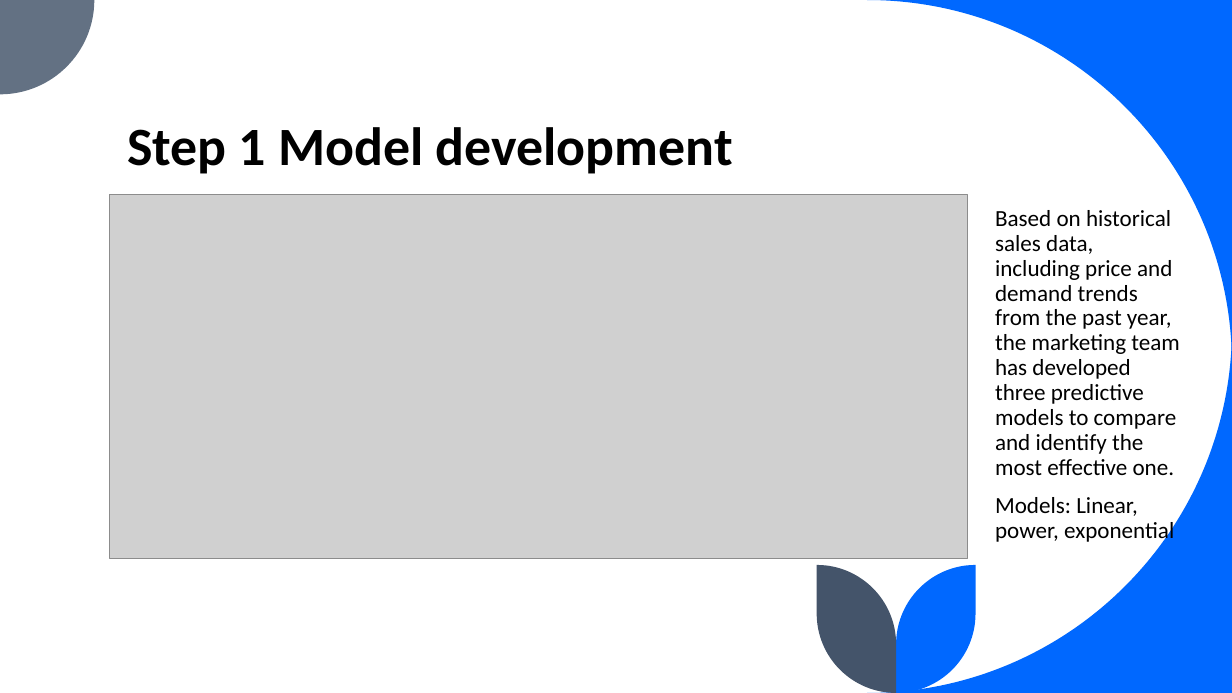
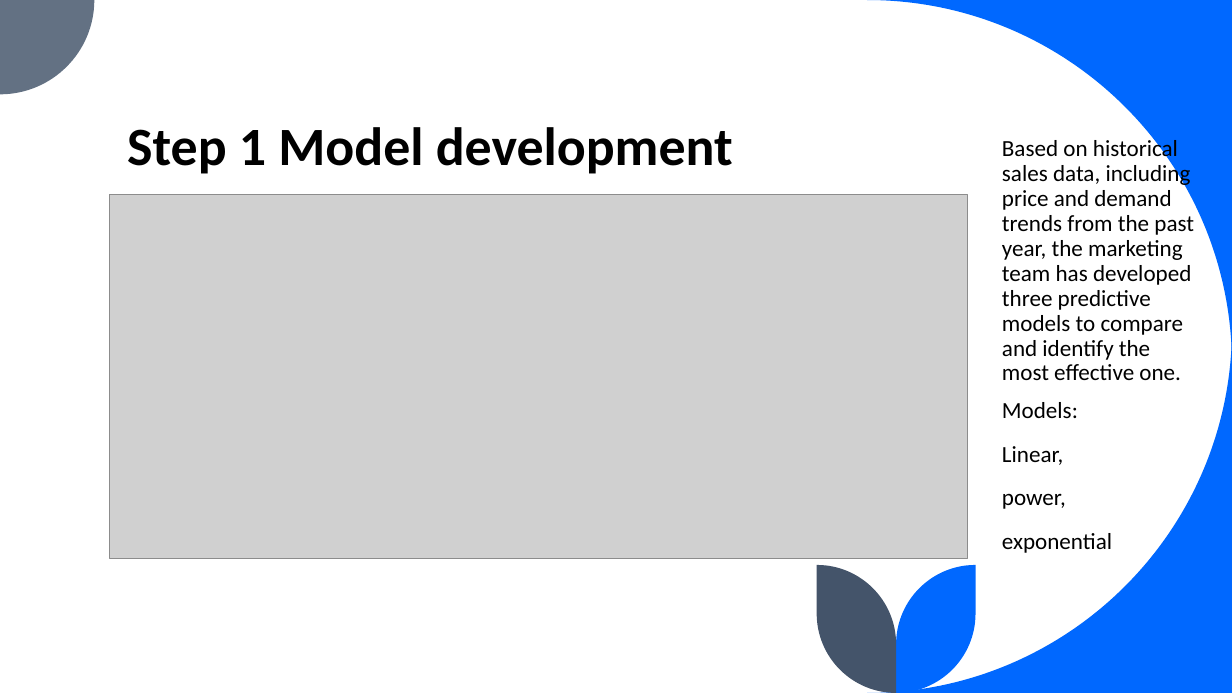
Before and after one commit to leiliu7/Data-Analytics-Data-Science-Portfolio, a slide deck: slide 4 of Smart pricing using Excel/Maximizing Profitability Through Smart Pricing Presentation.pptx. Drawn at 1232x693 pixels with LibreOffice and Linux fonts; fonts in the diff are those of the drawing; grey boxes stand for pictures. Boxes give left, top, right and bottom in pixels: in the first picture for what was removed or moved away, otherwise in the second. Text is boxed around its words. In the diff, an @@ line names an element or a change of style, - is before the commit and + after.

```diff
--- a/Smart pricing using Excel/Maximizing Profitability Through Smart Pricing Presentation.pptx
+++ b/Smart pricing using Excel/Maximizing Profitability Through Smart Pricing Presentation.pptx
@@ text "Based on historical sales data, ..." moved from (x1=995, y1=210, x2=1179, y2=544) to (x1=1002, y1=136, x2=1194, y2=553) @@
@@ text at (x1=1002, y1=402, x2=1112, y2=553): text changed @@
-Models: Linear, power, exponential
+Models:
+Linear,
+power,
+exponential
```
Also in this commit, not shown: 5 other slides changed, 2 other files.
